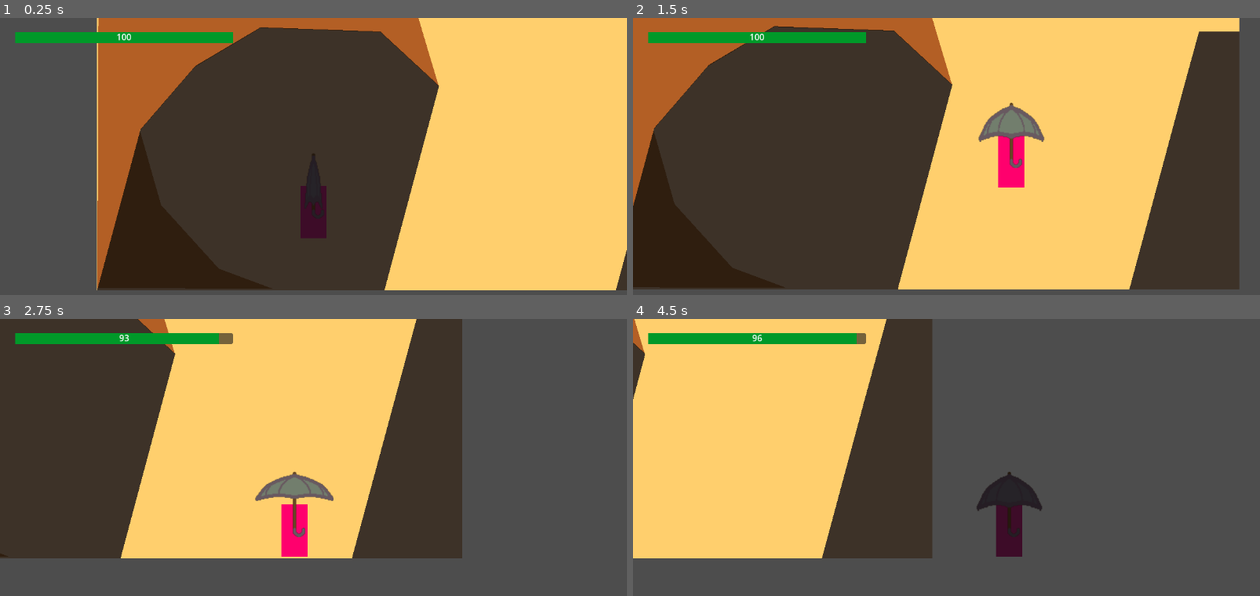
Above: before the commit, frames 1-4 (two rows, left to right).
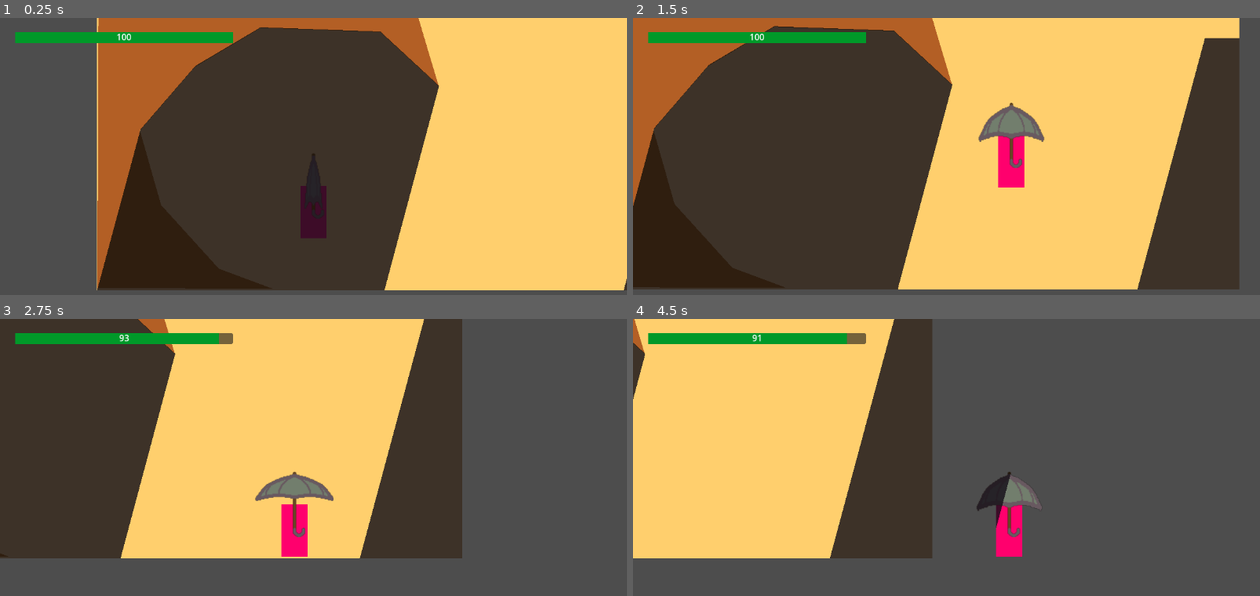
Above: after the commit, the same moments.

Repository: Niimphu/NewbieGameJam2023
Game: Godot game, scene res://Levels/Level_1.tscn
Two runs of this game, one before a commit and one after it. Both use one fixed random seed, a clock stepped at 60 frames per second and the inputs below. This scene is started directly instead of the project's main scene.
Inputs:
- Up to frame 1 (0.25 s): no input
- Up to frame 2 (1.5 s): hold D (move_right) from 0.53 s (still down); tap K (toggle_parasol) at 0.6, 1.35 s; tap Space (jump) at 0.77 s
- Up to frame 3 (2.75 s): tap Space (jump) at 1.52 s; release D (move_right) at 2.03 s; hold A (move_left) from 2.03 s (still down); tap K (toggle_parasol) at 2.1 s
- Up to frame 4 (4.5 s): release A (move_left) at 2.78 s; hold D (move_right) 2.78-4.28 s; tap K (toggle_parasol) at 2.85, 3.6, 4.35 s; tap Space (jump) at 3.02, 3.77 s; hold A (move_left) from 4.28 s (still down)

The runs differ from the first frame. In frame 1, 0.1% of the frame differs, in the area x 98-100%, y 83-99%; in frame 2, 1.4%; in frame 3, 1.1%; in frame 4, 2.4%, in the area x 19-66%, y 0-87%.

Commit message:
Shadow Detection Issue Example

Diff:
--- a/Levels/Environment/DirectSunlightManager.gd
+++ b/Levels/Environment/DirectSunlightManager.gd
@@ -1,6 +1,6 @@
 extends Node2D
 
-const SHADOW_SHAPE_CAST_DISTANCE: int = 300
+const SHADOW_SHAPE_CAST_DISTANCE: int = 1000
 
 var light_occluders: Array[LightOccluder2D]
 var shadow_shape_casts: Array[ShapeCast2D]
--- a/Levels/Level_1.tscn
+++ b/Levels/Level_1.tscn
@@ -7,7 +7,7 @@
 polygon = PackedVector2Array(198, 989, 90, 889, -130, 881, -250, 952, -351, 1069, -426, 1361, 96, 1362)
 
 [sub_resource type="OccluderPolygon2D" id="OccluderPolygon2D_hqae0"]
-polygon = PackedVector2Array(90, 889, -189, 891, -316, 1363, 96, 1362)
+polygon = PackedVector2Array(78, 903, -178, 903, -210, 1031, 78, 1031)
 
 [sub_resource type="RectangleShape2D" id="RectangleShape2D_3tjkr"]
 size = Vector2(2404, 40.5)
